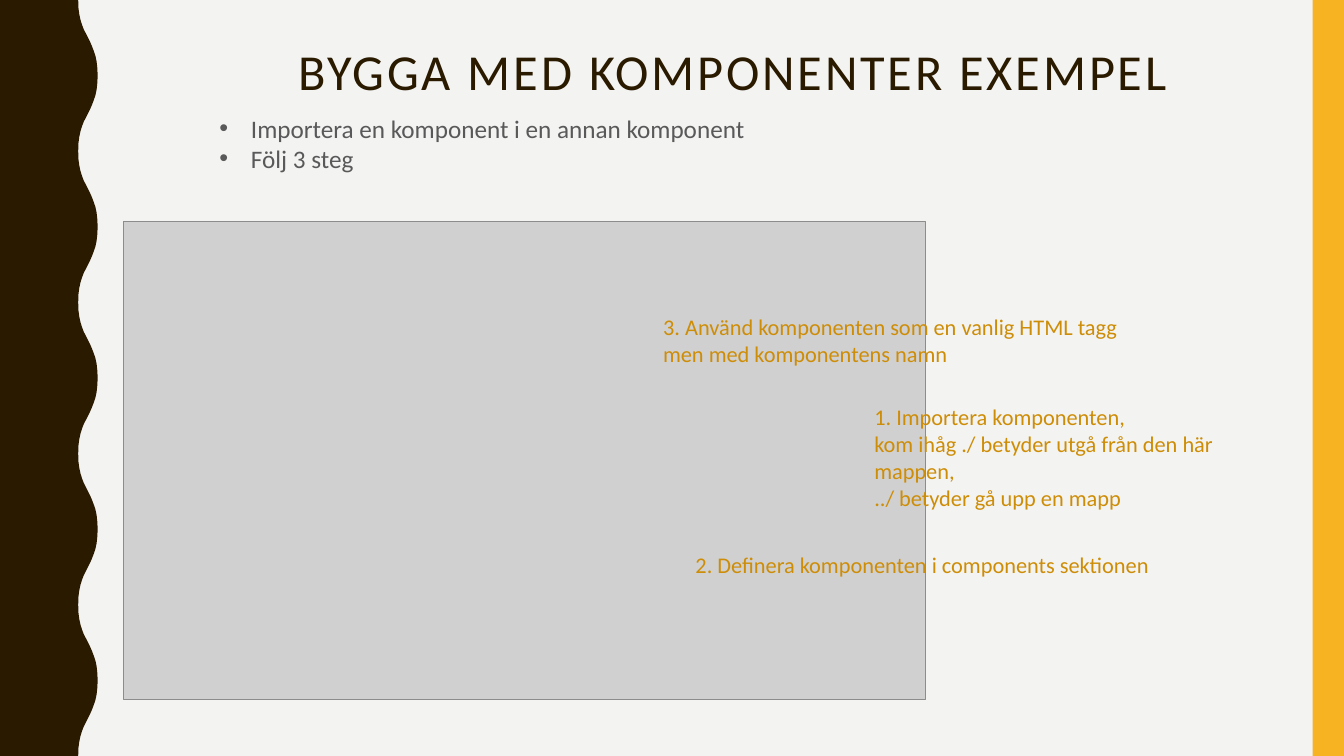
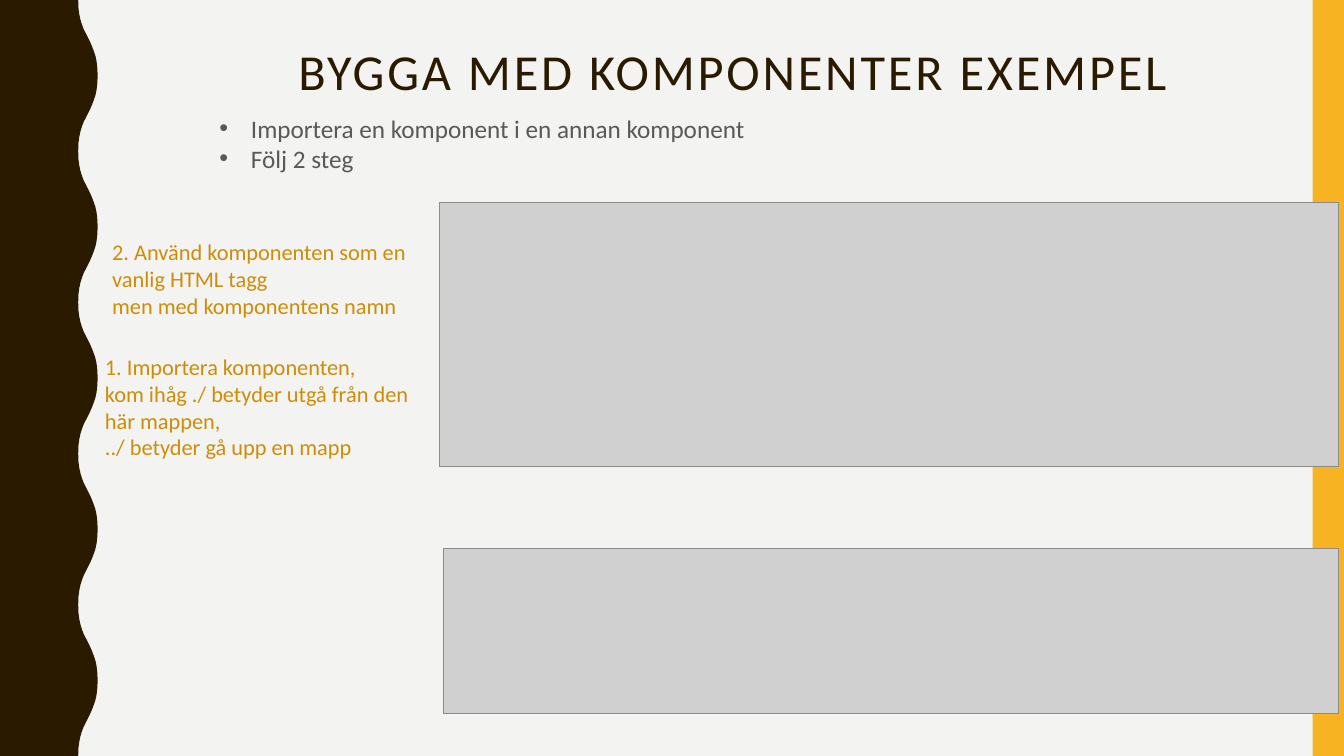
Before and after one commit to abbjetmus/programmering, a slide deck: slide 22 of Vue/Vue.pptx. Drawn at 1344x756 pixels with LibreOffice and Linux fonts; fonts in the diff are those of the drawing; grey boxes stand for pictures. Boxes give left, top, right and bottom in pixels: in the first picture for what was removed or moved away, otherwise in the second. Text is boxed around its words. In the diff, an @@ line names an element or a change of style, - is before the commit and + after.

```diff
--- a/Vue/Vue.pptx
+++ b/Vue/Vue.pptx
@@ text at [251,150,353,173]: text changed @@
-• Följ 3 steg
+• Följ 2 steg
@@ picture added at [440,203,1339,467] @@
@@ picture removed at [124,222,927,700] @@
@@ text at [112,244,406,318]: text changed @@
-3. Använd komponenten som en vanlig HTML tagg
-men med komponentens namn
+2. Använd komponenten som en vanlig HTML tagg
+men med komponentens namn
@@ text "1. Importera komponenten, kom ihåg ..." rewrapped from [874,406,1213,512] to [105,359,409,459] @@
@@ picture added at [444,549,1340,715] @@
@@ text removed at [695,555,1149,580] @@
-2. Definera komponenten i components sektionen
```
Also in this commit, not shown: 5 other slides changed, 1 slide added, 3 slides removed, 2 other files.
